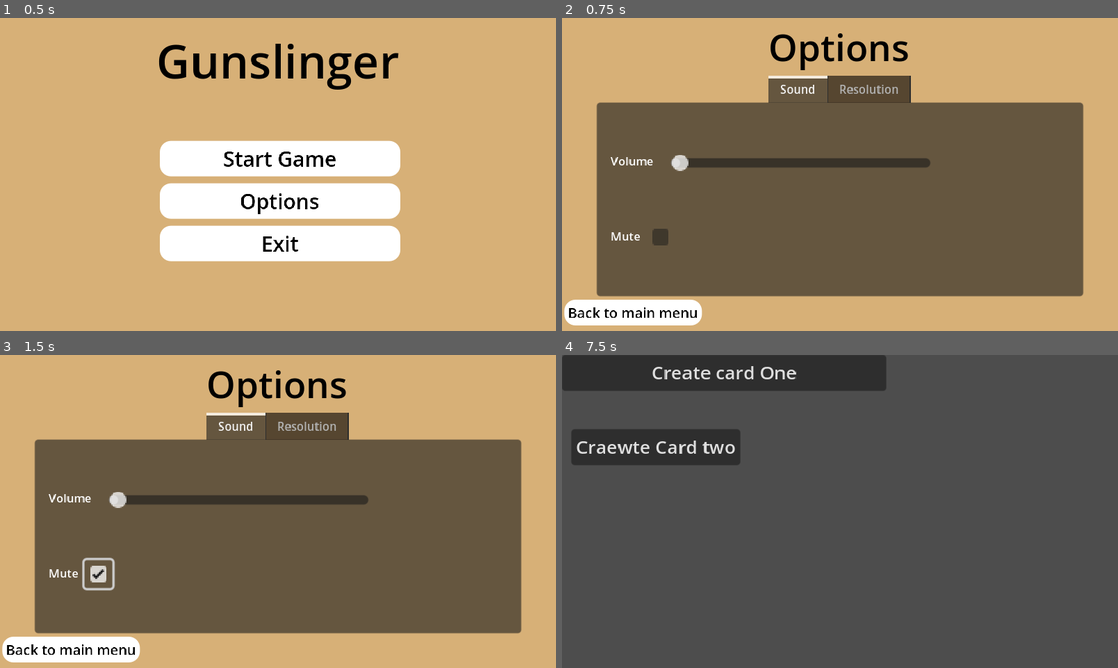
Above: before the commit, frames 1-4 (two rows, left to right).
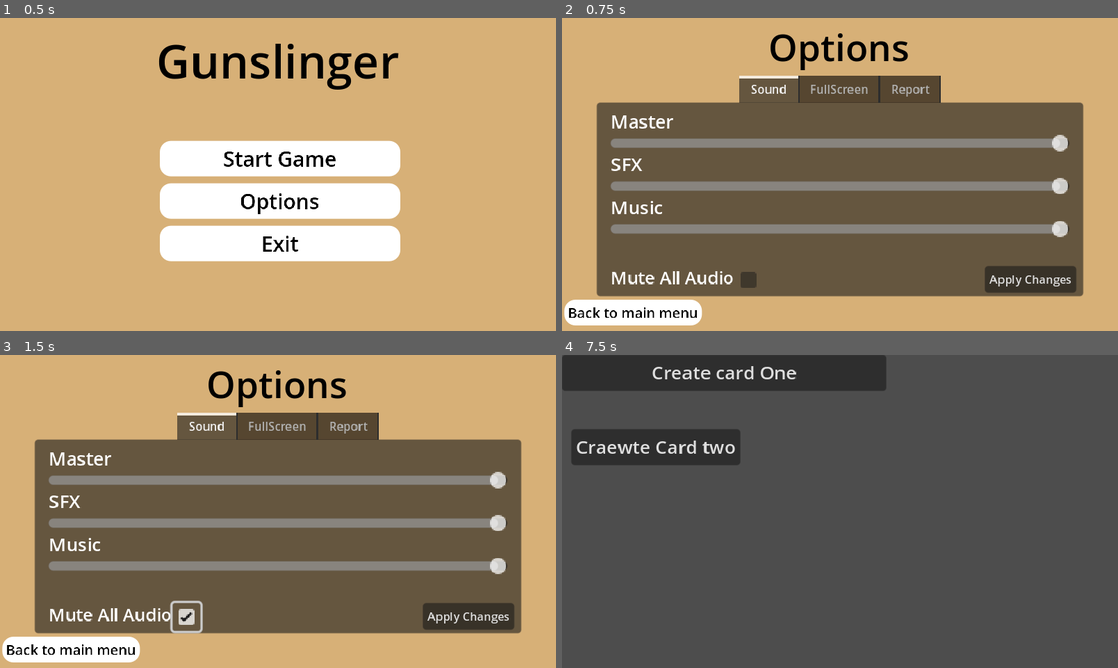
Above: after the commit, the same moments.

Repository: CodingMan275/gunslinger
Game: Godot game, scene res://main_menu/main_menu.tscn
The game is run twice, just before and just after one commit, with the same random seed, the same clock (stepped at 60 frames per second) and the same inputs. The engine's default icon, where the game draws it, is replaced by a stand-in: a white triangle on a blue panel in a dark square.
Inputs (mouse positions are in pixels of both pictures, inside the frame that each line leads up to; where the layout moved, square brackets give the same spot in the first picture):
- Up to frame 1 (0.5 s): no input
- Up to frame 2 (0.75 s): click "Options" at 0.5 s
- Up to frame 3 (1.5 s): click (189, 617) [100, 574] at 1.25 s
- Up to frame 4 (7.5 s): click "Back to main menu" at 2 s; click "Start Game" at 2.75 s; click "Back to main menu" at 3.5 s; click "Start Game" at 4.25 s; click "Online (WIP)" at 5 s; click (867, 617) at 5.77 s; type "12" at 5.85 s; click (862, 426) at 6 s; type "Alex" at 6.08 s; click "Back to Debug Menu" at 6.5 s; click "card" at 7.25 s

Frame 1 is identical in both runs. In frame 2, 13% of the frame differs, in the area x 8-93%, y 18-88%; in frame 3, 13%, in the area x 8-93%, y 18-89%; in frame 4, less than 0.1%.

Commit message:
Options Screen updated
Added better volume settings, new Fullscreen toggle setting, and a button that takes you to the bug report form.

Diff:
--- a/Character_Sheet_Display/character_sheets.tscn
+++ b/Character_Sheet_Display/character_sheets.tscn
@@ -5,7 +5,13 @@
 [node name="Character Sheets Window" type="Window"]
 initial_position = 1
 size = Vector2i(800, 600)
-wrap_controls = true
 borderless = true
 
 [node name="Character Sheets" parent="." instance=ExtResource("1_nqwat")]
+anchors_preset = 15
+anchor_left = 0.0
+anchor_top = 0.0
+anchor_right = 1.0
+anchor_bottom = 1.0
+offset_top = 0.0
+offset_bottom = 0.0
--- a/Character_Sheet_Display/character_sheets_UI.tscn
+++ b/Character_Sheet_Display/character_sheets_UI.tscn
@@ -24,10 +24,10 @@
 anchor_top = 0.5
 anchor_right = 0.5
 anchor_bottom = 0.5
-offset_left = -372.0
-offset_top = -296.0
-offset_right = 496.0
-offset_bottom = 320.0
+offset_left = -434.0
+offset_top = -308.0
+offset_right = 434.0
+offset_bottom = 308.0
 grow_horizontal = 2
 grow_vertical = 2
 scale = Vector2(0.85, 0.85)
@@ -37,8 +37,6 @@
 anchors_preset = 15
 anchor_right = 1.0
 anchor_bottom = 1.0
-offset_left = -1.0
-offset_right = -1.0
 grow_horizontal = 2
 grow_vertical = 2
 theme_override_colors/font_readonly_color = Color(1, 1, 1, 1)
--- a/Character_Sheet_Display/character_sheets_view_button.tscn
+++ b/Character_Sheet_Display/character_sheets_view_button.tscn
@@ -11,6 +11,7 @@
 [node name="Character_Sheets_View_Button" type="Button"]
 offset_right = 171.0
 offset_bottom = 63.0
+scale = Vector2(0.8, 0.8)
 theme_override_colors/font_color = Color(0, 0, 0, 1)
 theme_override_font_sizes/font_size = 20
 theme_override_styles/hover = SubResource("StyleBoxFlat_6cykq")
--- /dev/null
+++ b/default_bus_layout.tres
@@ -0,0 +1,15 @@
+[gd_resource type="AudioBusLayout" format=3 uid="uid://b03sc1vfsgafs"]
+
+[resource]
+bus/1/name = &"SFX"
+bus/1/solo = false
+bus/1/mute = false
+bus/1/bypass_fx = false
+bus/1/volume_db = 0.0
+bus/1/send = &"Master"
+bus/2/name = &"Music"
+bus/2/solo = false
+bus/2/mute = false
+bus/2/bypass_fx = false
+bus/2/volume_db = 0.0
+bus/2/send = &"Master"
--- /dev/null
+++ b/main_menu/audio_options.gd
@@ -0,0 +1,19 @@
+extends Control
+
+
+# Called when the node enters the scene tree for the first time.
+func _ready():
+	$MarginContainer/VBoxContainer/MasterSlider.value = db_to_linear(AudioServer.get_bus_volume_db(0))
+	$MarginContainer/VBoxContainer/SFXSlider.value = db_to_linear(AudioServer.get_bus_volume_db(1))
+	$MarginContainer/VBoxContainer/MusicSlider.value = db_to_linear(AudioServer.get_bus_volume_db(2))
+
+func _on_music_slider_mouse_exited():
+	release_focus()
+
+
+func _on_sfx_slider_mouse_exited():
+	release_focus()
+
+
+func _on_master_slider_mouse_exited():
+	release_focus()
--- a/main_menu/main_menu.tscn
+++ b/main_menu/main_menu.tscn
@@ -126,8 +126,8 @@
 
 [node name="AudioStreamPlayer" type="AudioStreamPlayer" parent="."]
 stream = ExtResource("2_ret15")
-volume_db = -20.0
 autoplay = true
+bus = &"Music"
 
 [connection signal="pressed" from="VBoxContainer/Start Button" to="." method="_on_start_button_pressed"]
 [connection signal="pressed" from="VBoxContainer/Options Button" to="." method="_on_options_button_pressed"]
--- a/main_menu/mode_selection_screen.tscn
+++ b/main_menu/mode_selection_screen.tscn
@@ -122,8 +122,8 @@
 
 [node name="AudioStreamPlayer" type="AudioStreamPlayer" parent="."]
 stream = ExtResource("3_w1s3b")
-volume_db = -20.0
 autoplay = true
+bus = &"Music"
 
 [connection signal="pressed" from="VBoxContainer/Local Button" to="." method="_on_local_button_pressed"]
 [connection signal="pressed" from="VBoxContainer/Online Button" to="." method="_on_online_button_pressed"]
--- a/main_menu/options_menu.tscn
+++ b/main_menu/options_menu.tscn
@@ -70,5 +70,5 @@
 
 [node name="AudioStreamPlayer" type="AudioStreamPlayer" parent="."]
 stream = ExtResource("3_uqikf")
-volume_db = -20.0
 autoplay = true
+bus = &"Music"
--- a/main_menu/options_tab_container.gd
+++ b/main_menu/options_tab_container.gd
@@ -1,9 +1,19 @@
 extends Control
+
+@onready var fullscreen_button = %Fullscreen_Button
+@onready var check_box = %CheckBox
 
 
 
-func _on_h_slider_value_changed(value):
-	AudioServer.set_bus_volume_db(0,value/5)
+func _ready():
+	if DisplayServer.window_get_mode() == DisplayServer.WINDOW_MODE_FULLSCREEN:
+		fullscreen_button.button_pressed = true
+	else:
+		fullscreen_button.button_pressed = false
+	if AudioServer.is_bus_mute(0) == true:
+		check_box.button_pressed = true
+	else:
+		check_box.button_pressed = false
 
 
 func _on_check_box_toggled(toggled_on):
@@ -11,10 +21,15 @@
 
 
 
+func _on_fullscreen_button_toggled(toggled_on):
+	if toggled_on == true:
+		DisplayServer.window_set_mode(DisplayServer.WINDOW_MODE_FULLSCREEN)
 
-func _on_1280_x_720_resolution_button_pressed():
-	DisplayServer.window_set_size(Vector2i(1280,720))
+	else:
+		DisplayServer.window_set_mode(DisplayServer.WINDOW_MODE_WINDOWED)
 
 
-func _on_1920_x_1080_resolution_button_2_pressed():
-	DisplayServer.window_set_size(Vector2i(1920,1080))
+func _on_confirm_changes_button_pressed():
+	AudioServer.set_bus_volume_db(0, linear_to_db($"TabContainer/Sound/AudioOptions/MarginContainer/VBoxContainer/MasterSlider".value))
+	AudioServer.set_bus_volume_db(1, linear_to_db($"TabContainer/Sound/AudioOptions/MarginContainer/VBoxContainer/SFXSlider".value))
+	AudioServer.set_bus_volume_db(2, linear_to_db($"TabContainer/Sound/AudioOptions/MarginContainer/VBoxContainer/MusicSlider".value))
--- a/main_menu/options_tab_container.tscn
+++ b/main_menu/options_tab_container.tscn
@@ -1,29 +1,7 @@
-[gd_scene load_steps=6 format=3 uid="uid://dx8bf3sg52wqi"]
+[gd_scene load_steps=3 format=3 uid="uid://dx8bf3sg52wqi"]
 
 [ext_resource type="Script" path="res://main_menu/options_tab_container.gd" id="1_ebxan"]
-
-[sub_resource type="StyleBoxEmpty" id="StyleBoxEmpty_svled"]
-
-[sub_resource type="StyleBoxFlat" id="StyleBoxFlat_2xn5o"]
-bg_color = Color(0.621524, 0.621524, 0.621524, 1)
-corner_radius_top_left = 16
-corner_radius_top_right = 16
-corner_radius_bottom_right = 16
-corner_radius_bottom_left = 16
-
-[sub_resource type="StyleBoxFlat" id="StyleBoxFlat_ubcl5"]
-bg_color = Color(0.621524, 0.621524, 0.621524, 1)
-corner_radius_top_left = 16
-corner_radius_top_right = 16
-corner_radius_bottom_right = 16
-corner_radius_bottom_left = 16
-
-[sub_resource type="StyleBoxFlat" id="StyleBoxFlat_jhamk"]
-bg_color = Color(1, 1, 1, 1)
-corner_radius_top_left = 16
-corner_radius_top_right = 16
-corner_radius_bottom_right = 16
-corner_radius_bottom_left = 16
+[ext_resource type="Script" path="res://main_menu/audio_options.gd" id="2_06tv2"]
 
 [node name="OptionsTabContainer" type="Control"]
 layout_mode = 3
@@ -54,7 +32,16 @@
 layout_mode = 2
 metadata/_tab_index = 0
 
-[node name="MarginContainer" type="MarginContainer" parent="TabContainer/Sound"]
+[node name="AudioOptions" type="Control" parent="TabContainer/Sound"]
+layout_mode = 1
+anchors_preset = 15
+anchor_right = 1.0
+anchor_bottom = 1.0
+grow_horizontal = 2
+grow_vertical = 2
+script = ExtResource("2_06tv2")
+
+[node name="MarginContainer" type="MarginContainer" parent="TabContainer/Sound/AudioOptions"]
 layout_mode = 1
 anchors_preset = 15
 anchor_right = 1.0
@@ -66,41 +53,70 @@
 theme_override_constants/margin_right = 12
 theme_override_constants/margin_bottom = 12
 
-[node name="VBoxContainer" type="VBoxContainer" parent="TabContainer/Sound/MarginContainer"]
+[node name="VBoxContainer" type="VBoxContainer" parent="TabContainer/Sound/AudioOptions/MarginContainer"]
 layout_mode = 2
-theme_override_constants/separation = 50
+size_flags_vertical = 0
+theme_override_constants/separation = -1
 alignment = 1
 
-[node name="Volume" type="Label" parent="TabContainer/Sound/MarginContainer/VBoxContainer"]
+[node name="Master" type="Label" parent="TabContainer/Sound/AudioOptions/MarginContainer/VBoxContainer"]
 layout_mode = 2
-theme_override_font_sizes/font_size = 10
-text = "Volume"
+text = "Master"
 
-[node name="HSlider" type="HSlider" parent="TabContainer/Sound/MarginContainer/VBoxContainer/Volume"]
-layout_mode = 0
-offset_left = 52.0
-offset_top = 1.0
-offset_right = 276.0
-offset_bottom = 17.0
+[node name="MasterSlider" type="HSlider" parent="TabContainer/Sound/AudioOptions/MarginContainer/VBoxContainer"]
+layout_mode = 2
+max_value = 1.0
+step = 0.05
 
-[node name="Mute" type="Label" parent="TabContainer/Sound/MarginContainer/VBoxContainer"]
+[node name="SFX" type="Label" parent="TabContainer/Sound/AudioOptions/MarginContainer/VBoxContainer"]
 layout_mode = 2
-theme_override_font_sizes/font_size = 10
-text = "Mute
+text = "SFX"
+
+[node name="SFXSlider" type="HSlider" parent="TabContainer/Sound/AudioOptions/MarginContainer/VBoxContainer"]
+layout_mode = 2
+max_value = 1.0
+step = 0.05
+
+[node name="Music" type="Label" parent="TabContainer/Sound/AudioOptions/MarginContainer/VBoxContainer"]
+layout_mode = 2
+size_flags_vertical = 0
+text = "Music"
+
+[node name="MusicSlider" type="HSlider" parent="TabContainer/Sound/AudioOptions/MarginContainer/VBoxContainer"]
+layout_mode = 2
+max_value = 1.0
+step = 0.05
+
+[node name="Mute" type="Label" parent="TabContainer/Sound/AudioOptions/MarginContainer/VBoxContainer"]
+layout_mode = 2
+theme_override_font_sizes/font_size = 15
+text = "
+Mute All Audio
 "
 
-[node name="CheckBox" type="CheckBox" parent="TabContainer/Sound/MarginContainer/VBoxContainer/Mute"]
+[node name="CheckBox" type="CheckBox" parent="TabContainer/Sound/AudioOptions/MarginContainer/VBoxContainer/Mute"]
+unique_name_in_owner = true
 layout_mode = 0
-offset_left = 31.0
-offset_top = -4.0
-offset_right = 55.0
-offset_bottom = 20.0
+offset_left = 107.0
+offset_top = 25.0
+offset_right = 131.0
+offset_bottom = 49.0
 
-[node name="Resolution" type="TabBar" parent="TabContainer"]
+[node name="Confirm_Changes_Button" type="Button" parent="TabContainer/Sound/AudioOptions"]
+layout_mode = 0
+offset_left = 335.0
+offset_top = 141.0
+offset_right = 414.0
+offset_bottom = 163.0
+theme_override_font_sizes/font_size = 10
+text = "Apply Changes
+"
+
+[node name="FullScreen" type="TabBar" parent="TabContainer"]
 layout_mode = 2
 metadata/_tab_index = 1
 
-[node name="MarginContainer" type="MarginContainer" parent="TabContainer/Resolution"]
+[node name="MarginContainer" type="MarginContainer" parent="TabContainer/FullScreen"]
 layout_mode = 1
 anchors_preset = 15
 anchor_right = 1.0
@@ -112,40 +128,54 @@
 theme_override_constants/margin_right = 12
 theme_override_constants/margin_bottom = 12
 
-[node name="VBoxContainer" type="VBoxContainer" parent="TabContainer/Resolution/MarginContainer"]
+[node name="VBoxContainer" type="VBoxContainer" parent="TabContainer/FullScreen/MarginContainer"]
 layout_mode = 2
 theme_override_constants/separation = 40
 alignment = 1
 
-[node name="1280x720 Resolution Button" type="Button" parent="TabContainer/Resolution/MarginContainer/VBoxContainer"]
+[node name="Fullscreen_Button" type="CheckButton" parent="TabContainer/FullScreen/MarginContainer/VBoxContainer"]
+unique_name_in_owner = true
 layout_mode = 2
-size_flags_vertical = 3
-theme_override_colors/font_hover_color = Color(0, 0, 0, 1)
-theme_override_colors/font_pressed_color = Color(0, 0, 0, 1)
-theme_override_colors/font_focus_color = Color(0, 0, 0, 1)
-theme_override_colors/font_color = Color(0, 0, 0, 1)
-theme_override_font_sizes/font_size = 20
-theme_override_styles/focus = SubResource("StyleBoxEmpty_svled")
-theme_override_styles/hover = SubResource("StyleBoxFlat_2xn5o")
-theme_override_styles/pressed = SubResource("StyleBoxFlat_ubcl5")
-theme_override_styles/normal = SubResource("StyleBoxFlat_jhamk")
-text = "1280 x 720"
+size_flags_horizontal = 4
+theme_override_font_sizes/font_size = 25
+text = "Full Screen toggle"
 
-[node name="1920x1080 Resolution Button2" type="Button" parent="TabContainer/Resolution/MarginContainer/VBoxContainer"]
+[node name="Report" type="TabBar" parent="TabContainer"]
+visible = false
 layout_mode = 2
-size_flags_vertical = 3
-theme_override_colors/font_hover_color = Color(0, 0, 0, 1)
-theme_override_colors/font_pressed_color = Color(0, 0, 0, 1)
-theme_override_colors/font_focus_color = Color(0, 0, 0, 1)
-theme_override_colors/font_color = Color(0, 0, 0, 1)
-theme_override_font_sizes/font_size = 20
-theme_override_styles/focus = SubResource("StyleBoxEmpty_svled")
-theme_override_styles/hover = SubResource("StyleBoxFlat_2xn5o")
-theme_override_styles/pressed = SubResource("StyleBoxFlat_ubcl5")
-theme_override_styles/normal = SubResource("StyleBoxFlat_jhamk")
-text = "1920 x 1080"
+metadata/_tab_index = 2
 
-[connection signal="value_changed" from="TabContainer/Sound/MarginContainer/VBoxContainer/Volume/HSlider" to="." method="_on_h_slider_value_changed"]
-[connection signal="toggled" from="TabContainer/Sound/MarginContainer/VBoxContainer/Mute/CheckBox" to="." method="_on_check_box_toggled"]
-[connection signal="pressed" from="TabContainer/Resolution/MarginContainer/VBoxContainer/1280x720 Resolution Button" to="." method="_on_1280_x_720_resolution_button_pressed"]
-[connection signal="pressed" from="TabContainer/Resolution/MarginContainer/VBoxContainer/1920x1080 Resolution Button2" to="." method="_on_1920_x_1080_resolution_button_2_pressed"]
+[node name="MarginContainer" type="MarginContainer" parent="TabContainer/Report"]
+layout_mode = 1
+anchors_preset = 15
+anchor_right = 1.0
+anchor_bottom = 1.0
+grow_horizontal = 2
+grow_vertical = 2
+theme_override_constants/margin_left = 12
+theme_override_constants/margin_top = 12
+theme_override_constants/margin_right = 12
+theme_override_constants/margin_bottom = 12
+
+[node name="VBoxContainer" type="VBoxContainer" parent="TabContainer/Report/MarginContainer"]
+layout_mode = 2
+theme_override_constants/separation = 40
+alignment = 1
+
+[node name="LinkButton" type="LinkButton" parent="TabContainer/Report/MarginContainer/VBoxContainer"]
+layout_mode = 2
+size_flags_horizontal = 4
+theme_override_colors/font_color = Color(0, 0.980392, 0, 1)
+theme_override_colors/font_pressed_color = Color(0, 0.980392, 0, 1)
+theme_override_colors/font_hover_color = Color(0, 0.980392, 0, 1)
+theme_override_colors/font_hover_pressed_color = Color(0, 0.980392, 0, 1)
+theme_override_font_sizes/font_size = 30
+text = "Report a Bug."
+uri = "https://forms.gle/K7jM6tUjXU1nM7fS6"
+
+[connection signal="mouse_exited" from="TabContainer/Sound/AudioOptions/MarginContainer/VBoxContainer/MasterSlider" to="TabContainer/Sound/AudioOptions" method="_on_master_slider_mouse_exited"]
+[connection signal="mouse_exited" from="TabContainer/Sound/AudioOptions/MarginContainer/VBoxContainer/SFXSlider" to="TabContainer/Sound/AudioOptions" method="_on_sfx_slider_mouse_exited"]
+[connection signal="mouse_exited" from="TabContainer/Sound/AudioOptions/MarginContainer/VBoxContainer/MusicSlider" to="TabContainer/Sound/AudioOptions" method="_on_music_slider_mouse_exited"]
+[connection signal="toggled" from="TabContainer/Sound/AudioOptions/MarginContainer/VBoxContainer/Mute/CheckBox" to="." method="_on_check_box_toggled"]
+[connection signal="pressed" from="TabContainer/Sound/AudioOptions/Confirm_Changes_Button" to="." method="_on_confirm_changes_button_pressed"]
+[connection signal="toggled" from="TabContainer/FullScreen/MarginContainer/VBoxContainer/Fullscreen_Button" to="." method="_on_fullscreen_button_toggled"]
